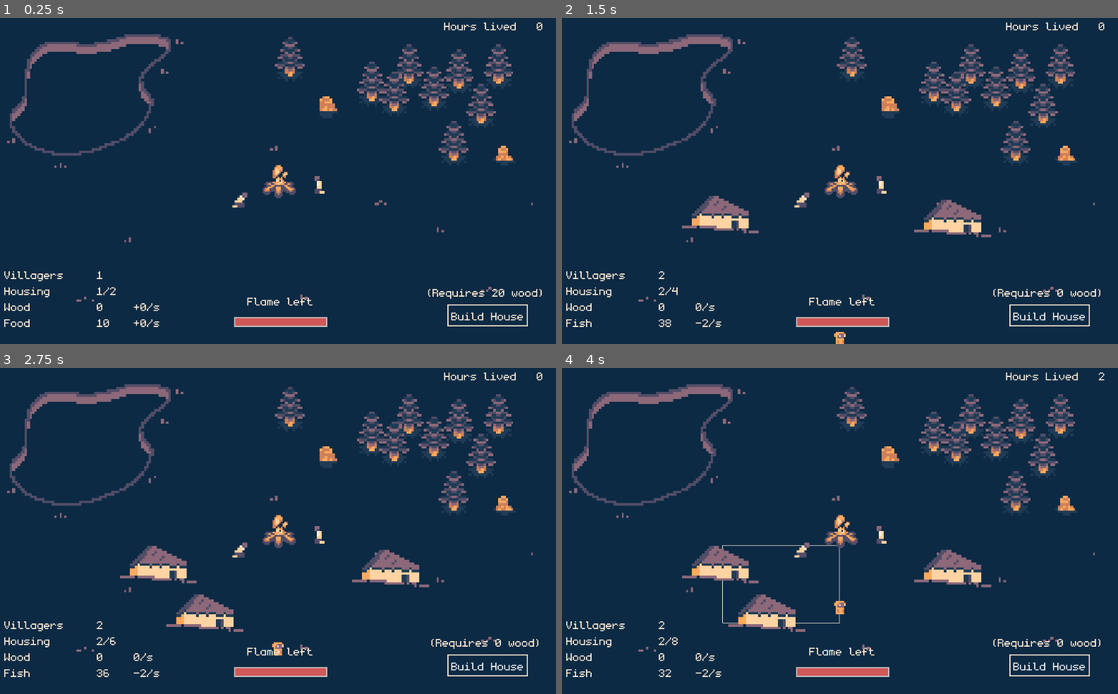
Above: before the commit, frames 1-4 (two rows, left to right).
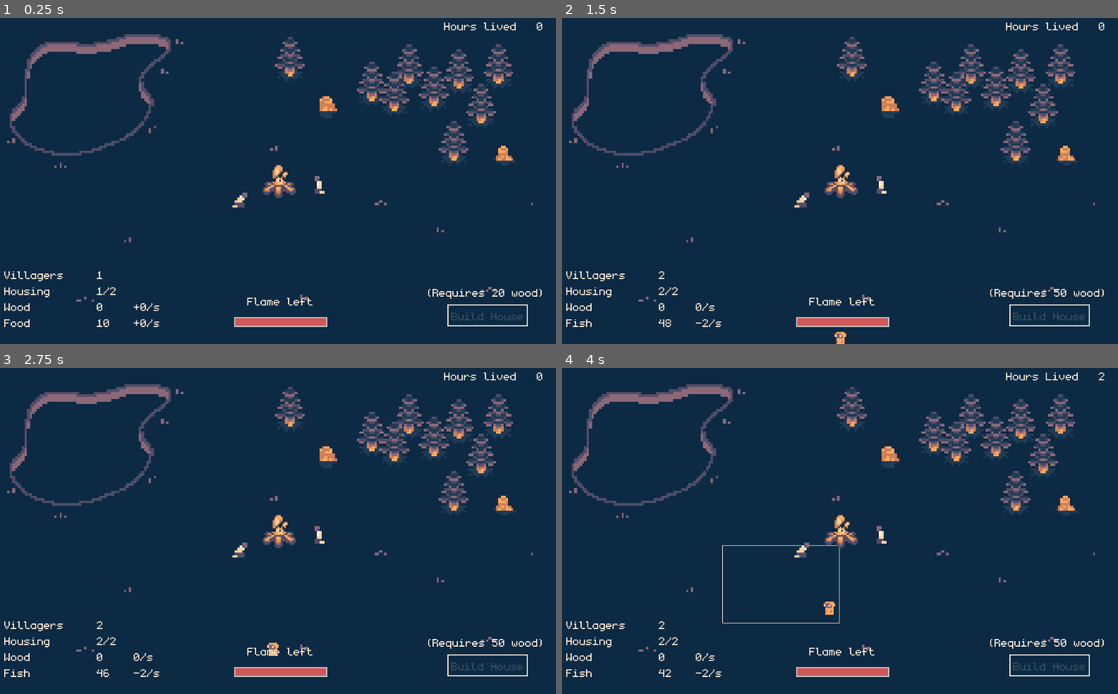
Above: after the commit, the same moments.

Repository: Michael12309/Ludum-Dare-52
Game: Godot game, scene res://Main.tscn
Same seed, same stepped clock (60 frames per second), same inputs: the game is played once before the commit and once after it. This scene is started directly instead of the project's main scene.
Inputs (mouse positions are in pixels of both pictures, inside the frame that each line leads up to):
- Up to frame 1 (0.25 s): no input
- Up to frame 2 (1.5 s): click (1051, 314) at 0.5 s, where only the run before the commit has a clickable "Build House"; click (1051, 314) at 1.25 s, where only the run before the commit has a clickable "Build House"
- Up to frame 3 (2.75 s): click (489, 664) at 2 s, where only the run before the commit has a clickable "Build House"
- Up to frame 4 (4 s): move the mouse to (962, 511) at 2.77 s; click (962, 511) at 2.92 s; drag from (723, 544) to (840, 622) at 3.52 s

The runs differ from the first frame. In frame 1, 0.1% of the frame differs, in the area x 81-95%, y 90-93%; in frame 2, 2.0%; in frame 3, 2.9%; in frame 4, 2.9%, in the area x 17-98%, y 54-95%.

Commit message:
fix enemy pathfinding, add click animation

Diff:
--- a/Enemy.tscn
+++ b/Enemy.tscn
@@ -61,5 +61,7 @@
 position = Vector2( -2, 1 )
 shape = SubResource( 5 )
 
+[node name="NavigationAgent2D" type="NavigationAgent2D" parent="."]
+
 [connection signal="body_entered" from="Area2D" to="." method="_on_Area2D_body_entered"]
 [connection signal="body_exited" from="Area2D" to="." method="_on_Area2D_body_exited"]
--- a/EnemyScript.gd
+++ b/EnemyScript.gd
@@ -3,24 +3,26 @@
 var max_health = 100
 var health = max_health
 
+onready var navigation_agent = $NavigationAgent2D
 var velocity = Vector2.ZERO
 var speed = 60
-var move_to_pos = Vector2.ZERO
 
 var taking_damage_stack = 0
 var damage_taken = 40
 
 # Called when the node enters the scene tree for the first time.
 func _ready():
-	move_to_pos = position
+	navigation_agent.set_target_location(position)
 
 func move_to(pos):
-	move_to_pos = pos
+	navigation_agent.set_target_location(pos)
 
 # Called every frame. 'delta' is the elapsed time since the previous frame.
 func _process(delta):
-	if position.distance_to(move_to_pos) > 25:
-		velocity = (move_to_pos - position).normalized() * speed
+	if (not navigation_agent.is_navigation_finished() and \
+	   position.distance_to(navigation_agent.get_target_location()) > 25):
+		velocity = position.direction_to(navigation_agent.get_next_location()) * speed
+		navigation_agent.set_velocity(velocity)
 	else:
 		velocity = Vector2.ZERO
 
--- a/HUDScript.gd
+++ b/HUDScript.gd
@@ -4,10 +4,10 @@
 var housing_count = 2
 var wood_count = 0
 var wood_increase = 0
-var food_count = 40
+var food_count = 50
 var food_increase = 0
 
-var house_cost = 0
+var house_cost = 50
 
 var outro = false
 
--- a/Main.tscn
+++ b/Main.tscn
@@ -7,6 +7,19 @@
 [ext_resource path="res://assets/background/background3.png" type="Texture" id=5]
 [ext_resource path="res://HUD.tscn" type="PackedScene" id=6]
 [ext_resource path="res://assets/font/monogram.ttf" type="DynamicFontData" id=7]
+[ext_resource path="res://assets/click/click2.png" type="Texture" id=8]
+[ext_resource path="res://assets/click/click1.png" type="Texture" id=9]
+[ext_resource path="res://assets/click/click4.png" type="Texture" id=10]
+[ext_resource path="res://assets/click/click3.png" type="Texture" id=11]
+[ext_resource path="res://assets/click/click5.png" type="Texture" id=12]
+
+[sub_resource type="SpriteFrames" id=7]
+animations = [ {
+"frames": [ ExtResource( 9 ), ExtResource( 8 ), ExtResource( 11 ), ExtResource( 10 ), ExtResource( 12 ) ],
+"loop": false,
+"name": "click",
+"speed": 11.0
+} ]
 
 [sub_resource type="DynamicFont" id=5]
 size = 32
@@ -25,6 +38,13 @@
 [node name="Background" type="Sprite" parent="."]
 position = Vector2( 512, 300 )
 texture = ExtResource( 5 )
+
+[node name="ClickAnimation" type="AnimatedSprite" parent="."]
+position = Vector2( -43, -31 )
+scale = Vector2( 0.75, 0.75 )
+frames = SubResource( 7 )
+animation = "click"
+frame = 1
 
 [node name="DrawSelectNode2D" type="Node2D" parent="."]
 script = ExtResource( 3 )
@@ -73,7 +93,7 @@
 polygon = PoolVector2Array( 502, 43, 479, 109, 521, 147, 584, 138, 582, 59, 547, 19 )
 
 [node name="VillagerArrive" type="Timer" parent="."]
-wait_time = 6.0
+wait_time = 3.0
 autostart = true
 
 [node name="EnemyArrive" type="Timer" parent="."]
--- a/MainScript.gd
+++ b/MainScript.gd
@@ -29,6 +29,10 @@
 func _unhandled_input(event):
 	if event is InputEventMouseButton and event.button_index == BUTTON_RIGHT:
 		if event.pressed:
+			if selected.size() > 0:
+				$ClickAnimation.frame = 0
+				$ClickAnimation.play()
+				$ClickAnimation.position = event.position
 			for unit in selected:
 				if(unit.collider.name.begins_with("Villager") or unit.collider.name.begins_with("@Villager")):
 					unit.collider.move_to(event.position)
@@ -85,7 +89,7 @@
 		body.set_icon("none")
 
 func _on_VillagerArrive_timeout():
-	if randi() % 3 == 0 and $HUD.is_room_for_villager():
+	if randi() % 2 == 0 and $HUD.is_room_for_villager():
 		var villager = villagerPackedScene.instance()
 		villager.position = $VillagerSpawn.position
 		$YSort.add_child(villager)
Not shown: 1 places in Main.tscn that only renumber resources
Binary file added: assets/click/click1.png
Not shown, added: assets/click/click1.png.import
Binary file added: assets/click/click2.png
Not shown, added: assets/click/click2.png.import
Binary file added: assets/click/click3.png
Not shown, added: assets/click/click3.png.import
Binary file added: assets/click/click4.png
Not shown, added: assets/click/click4.png.import
Binary file added: assets/click/click5.png
Not shown, added: assets/click/click5.png.import
